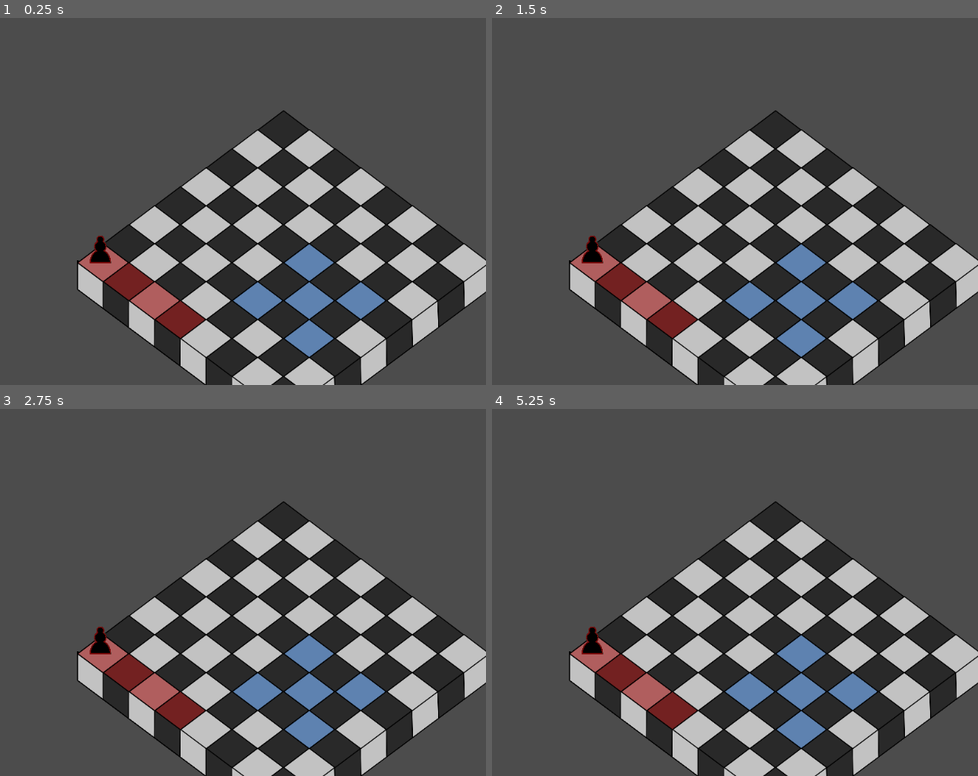
Above: before the commit, frames 1-4 (two rows, left to right).
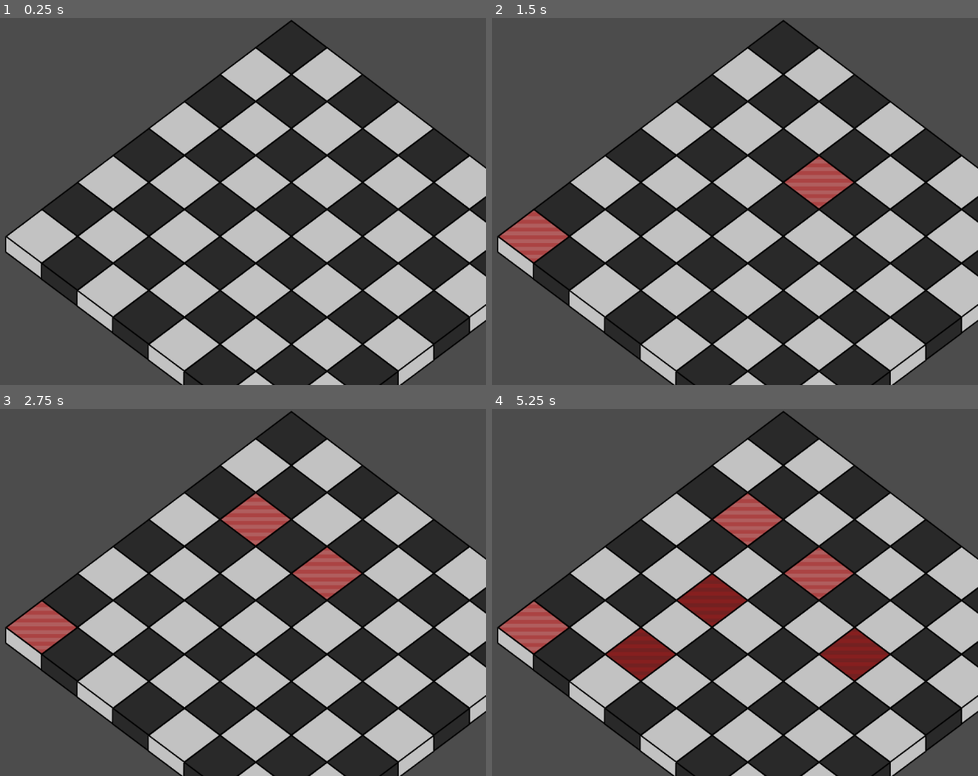
Above: after the commit, the same moments.

Repository: Trainzack/CS4700Final
Game: Godot game, scene res://TestBoard.tscn
The game is run twice, just before and just after one commit, with the same random seed, the same clock (stepped at 60 frames per second) and the same inputs. The project has no main scene, so this scene is started directly.
Inputs (mouse positions are in pixels of both pictures, inside the frame that each line leads up to):
- Up to frame 1 (0.25 s): no input
- Up to frame 2 (1.5 s): tap Enter at 0.5 s; move the mouse to (803, 183) at 0.52 s; click (803, 183) at 0.67 s; tap Space at 1.25 s; move the mouse to (540, 219) at 1.27 s; click (540, 219) at 1.42 s
- Up to frame 3 (2.75 s): tap Enter at 2 s; move the mouse to (233, 511) at 2.02 s; click (233, 511) at 2.17 s
- Up to frame 4 (5.25 s): move the mouse to (632, 665) at 2.77 s; click (632, 665) at 2.92 s; move the mouse to (851, 647) at 3.52 s; click (851, 647) at 3.67 s; move the mouse to (outside the picture) at 4.27 s; click (outside the picture) at 4.42 s; move the mouse to (696, 592) at 5.02 s; click (696, 592) at 5.17 s

The runs differ from the first frame. In frame 1, 50% of the frame differs, in the area x 0-100%, y 0-100%; in frame 2, 50%; in frame 3, 51%; in frame 4, 52%.

Commit message:
Reworked Tiles

Diff:
--- a/TestBoard.gd
+++ b/TestBoard.gd
@@ -3,41 +3,30 @@
 var tile_scene = preload("res://Tile.tscn")
 
 #offsets used to populate the board. Values come from testing different positions
-var iso_x_offset = 84/2
-var iso_y_offset = -63/2
+var iso_x_offset = 83*0.7
+var iso_y_offset = 63*0.7
 var boardArray = []
 
 func _ready():
 	create_board()
 
-	#test calls to set_cover to see how it would look
-	#probably going to rename the function to set_highlight
-	boardArray[0][0].set_cover("attack")
-	boardArray[0][1].set_cover("attack")
-	boardArray[0][2].set_cover("attack")
-	boardArray[0][3].set_cover("attack")
-
-	boardArray[3][5].set_cover("movement")
-	boardArray[4][6].set_cover("movement")
-	boardArray[4][4].set_cover("movement")
-	boardArray[2][4].set_cover("movement")
-	boardArray[2][6].set_cover("movement")
-
-
 #Positions the tiles of the board onto the screen
 #Also fills up the boardArray with tileArrays, creating a 2d array of tiles
+#Tiles occupy z indeces 0-10
 func create_board():
 	for i in range(8):
+		var Z = 8
 		var tileArray = []
 		for j in range(8):
 			var tileNode = tile_scene.instance()
 			add_child(tileNode)
 			if i%2 == j%2:
-				tileNode.set_tile("white")
+				tileNode.set_tile_type("white")
 			else:
-				tileNode.set_tile("black")
+				tileNode.set_tile_type("black")
 				#400,400 chosen as test starting position to populate the board from
-			tileNode.position = Vector2(400 + i*iso_x_offset + j*iso_x_offset, 400 + i*iso_y_offset - j*iso_y_offset)
+			tileNode.position = Vector2(300 + j*iso_x_offset + i*iso_x_offset, 370 - j*iso_y_offset + i*iso_y_offset)
+			tileNode.z_index = Z - j
 			tileArray.append(tileNode)
 		boardArray.append(tileArray)
 
--- a/TestBoard.tscn
+++ b/TestBoard.tscn
@@ -1,8 +1,7 @@
-[gd_scene load_steps=6 format=2]
+[gd_scene load_steps=4 format=2]
 
 [ext_resource path="res://TestBoard.gd" type="Script" id=1]
 [ext_resource path="res://art/units/InvadingPawn.png" type="Texture" id=2]
-[ext_resource path="res://art/tiles/TileBorder.png" type="Texture" id=3]
 
 [sub_resource type="SpriteFrames" id=1]
 
@@ -13,32 +12,16 @@
 "speed": 5.0
 } ]
 
-[sub_resource type="SpriteFrames" id=2]
-
-animations = [ {
-"frames": [ ExtResource( 3 ) ],
-"loop": true,
-"name": "default",
-"speed": 5.0
-} ]
-
-[node name="TestBoard" type="Node"]
+[node name="TestBoard" type="Node" index="0"]
 
 script = ExtResource( 1 )
 
 [node name="TestPieceGraphic" type="AnimatedSprite" parent="." index="0"]
 
+visible = false
 position = Vector2( 395, 376 )
 scale = Vector2( 0.5, 0.5 )
 z_index = 1
 frames = SubResource( 1 )
 animation = "default"
 _sections_unfolded = [ "Transform", "Z Index" ]
-
-[node name="Border" type="AnimatedSprite" parent="." index="1"]
-
-position = Vector2( 694, 546 )
-scale = Vector2( 0.5, 0.5 )
-frames = SubResource( 2 )
-animation = "default"
-_sections_unfolded = [ "Transform", "Z Index" ]
--- a/TestUnit.tscn
+++ b/TestUnit.tscn
@@ -17,7 +17,7 @@
 custom_solver_bias = 0.0
 extents = Vector2( 47.8257, 48.9313 )
 
-[node name="AnimatedSprite" type="AnimatedSprite" index="0"]
+[node name="AnimatedSprite" type="AnimatedSprite"]
 
 position = Vector2( 490.767, 252.2 )
 frames = SubResource( 1 )
--- a/Tile.gd
+++ b/Tile.gd
@@ -1,24 +1,36 @@
-extends AnimatedSprite
+extends Area2D
+export var tyle_type = "white"
+export var highlight_type = "none"
+onready var highlight = get_node("TileSprite").get_node("Highlight")
+
+func set_tile_type(type):
+	tyle_type = type
+	$TileSprite.animation = tyle_type
+
+func set_highlight(type):
+	highlight_type = type
+	highlight.animation = highlight_type
+	highlight.play()
+
+func deactivate():
+	set_highlight("none")
 
 func _ready():
-	# Called when the node is added to the scene for the first time.
-	# Initialization here
 	pass
 
-func set_tile(type):
-	self.animation = type
+func _input_event(viewport, event, shape_idx):
+	if event is InputEventMouseButton \
+	and event.button_index == BUTTON_LEFT \
+	and event.is_pressed():
+		self.on_click()
 
-func set_outline(type):
-	$Outline.animation = type
-
-func set_cover(type):
-	$Cover.animation = type
-
-func deactivate():
-	set_outline("none")
-	set_cover("none")
-
+#Will be changed to do something useful
+func on_click():
+	if highlight_type == "attack":
+		set_highlight("movement")
+	elif highlight_type == "movement":
+		set_highlight("none")
+	elif highlight_type == "none":
+		set_highlight("attack")
+	print("Click")
 #func _process(delta):
-#	# Called every frame. Delta is time since last frame.
-#	# Update game logic here.
-#	pass
--- a/Tile.tscn
+++ b/Tile.tscn
@@ -1,22 +1,30 @@
-[gd_scene load_steps=11 format=2]
+[gd_scene load_steps=19 format=2]
 
-[ext_resource path="res://art/tiles/WhiteTile.png" type="Texture" id=1]
-[ext_resource path="res://art/tiles/BlackTile.png" type="Texture" id=2]
-[ext_resource path="res://Tile.gd" type="Script" id=3]
-[ext_resource path="res://art/tiles/MovementOutline.png" type="Texture" id=4]
-[ext_resource path="res://art/tiles/AttackOutline.png" type="Texture" id=5]
-[ext_resource path="res://art/tiles/MovementTile.png" type="Texture" id=6]
-[ext_resource path="res://art/tiles/AttackedTile.png" type="Texture" id=7]
+[ext_resource path="res://Tile.gd" type="Script" id=1]
+[ext_resource path="res://art/tiles/WhiteTileCube.png" type="Texture" id=2]
+[ext_resource path="res://art/tiles/BlackTileCube.png" type="Texture" id=3]
+[ext_resource path="res://art/tiles/TileMovementHighlight1.png" type="Texture" id=4]
+[ext_resource path="res://art/tiles/TileMovementHighlight2.png" type="Texture" id=5]
+[ext_resource path="res://art/tiles/TileMovementHighlight3.png" type="Texture" id=6]
+[ext_resource path="res://art/tiles/TileMovementHighlight4.png" type="Texture" id=7]
+[ext_resource path="res://art/tiles/TileMovementHighlight5.png" type="Texture" id=8]
+[ext_resource path="res://art/tiles/TileMovementHighlight6.png" type="Texture" id=9]
+[ext_resource path="res://art/tiles/TileAttackHighlight1.png" type="Texture" id=10]
+[ext_resource path="res://art/tiles/TileAttackHighlight2.png" type="Texture" id=11]
+[ext_resource path="res://art/tiles/TileAttackHighlight3.png" type="Texture" id=12]
+[ext_resource path="res://art/tiles/TileAttackHighlight4.png" type="Texture" id=13]
+[ext_resource path="res://art/tiles/TileAttackHighlight5.png" type="Texture" id=14]
+[ext_resource path="res://art/tiles/TileAttackHighlight6.png" type="Texture" id=15]
 
 [sub_resource type="SpriteFrames" id=1]
 
 animations = [ {
-"frames": [ ExtResource( 1 ) ],
+"frames": [ ExtResource( 2 ) ],
 "loop": true,
 "name": "white",
 "speed": 5.0
 }, {
-"frames": [ ExtResource( 2 ) ],
+"frames": [ ExtResource( 3 ) ],
 "loop": true,
 "name": "black",
 "speed": 5.0
@@ -25,55 +33,53 @@
 [sub_resource type="SpriteFrames" id=2]
 
 animations = [ {
-"frames": [ ExtResource( 4 ) ],
+"frames": [ ExtResource( 4 ), ExtResource( 5 ), ExtResource( 6 ), ExtResource( 7 ), ExtResource( 8 ), ExtResource( 9 ) ],
 "loop": true,
 "name": "movement",
+"speed": 5.0
+}, {
+"frames": [ ExtResource( 10 ), ExtResource( 11 ), ExtResource( 12 ), ExtResource( 13 ), ExtResource( 14 ), ExtResource( 15 ) ],
+"loop": true,
+"name": "attack",
 "speed": 5.0
 }, {
 "frames": [  ],
 "loop": true,
 "name": "none",
 "speed": 5.0
-}, {
-"frames": [ ExtResource( 5 ) ],
-"loop": true,
-"name": "attack",
-"speed": 5.0
 } ]
 
-[sub_resource type="SpriteFrames" id=3]
+[sub_resource type="ConvexPolygonShape2D" id=3]
 
-animations = [ {
-"frames": [ ExtResource( 6 ) ],
-"loop": true,
-"name": "movement",
-"speed": 5.0
-}, {
-"frames": [  ],
-"loop": true,
-"name": "none",
-"speed": 5.0
-}, {
-"frames": [ ExtResource( 7 ) ],
-"loop": true,
-"name": "attack",
-"speed": 5.0
-} ]
+custom_solver_bias = 0.0
+points = PoolVector2Array( -80, -18, 0, -79, 80, -18, 0, 41 )
 
-[node name="Tile" type="AnimatedSprite"]
+[node name="Tile" type="Area2D"]
 
-scale = Vector2( 0.5, 0.5 )
+scale = Vector2( 0.7, 0.7 )
+input_pickable = true
+gravity_vec = Vector2( 0, 1 )
+gravity = 98.0
+linear_damp = 0.1
+angular_damp = 1.0
+audio_bus_override = false
+audio_bus_name = "Master"
+script = ExtResource( 1 )
+_sections_unfolded = [ "Transform", "Z Index" ]
+tyle_type = "white"
+highlight_type = "none"
+
+[node name="TileSprite" type="AnimatedSprite" parent="." index="0"]
+
 frames = SubResource( 1 )
 animation = "white"
-script = ExtResource( 3 )
-_sections_unfolded = [ "Transform" ]
 
-[node name="Outline" type="AnimatedSprite" parent="." index="0"]
+[node name="Highlight" type="AnimatedSprite" parent="TileSprite" index="0"]
 
 frames = SubResource( 2 )
 animation = "none"
+_sections_unfolded = [ "Transform" ]
 
-[node name="Cover" type="AnimatedSprite" parent="." index="1"]
+[node name="CollisionShape2D" type="CollisionShape2D" parent="." index="1"]
 
-frames = SubResource( 3 )
-animation = "none"
+shape = SubResource( 3 )
Binary file removed: art/tiles/AttackOutline.png
Binary file removed: art/tiles/AttackedTile.png
Binary file removed: art/tiles/BlackTile.png
Binary file added: art/tiles/BlackTileCube.png
Not shown, added: art/tiles/BlackTileCube.png.import
Binary file removed: art/tiles/MovementOutline.png
Binary file removed: art/tiles/MovementTile.png
Binary file added: art/tiles/TileAttackHighlight.png
Not shown, added: art/tiles/TileAttackHighlight.png.import
Binary file added: art/tiles/TileAttackHighlight1.png
Not shown, added: art/tiles/TileAttackHighlight1.png.import
Binary file added: art/tiles/TileAttackHighlight2.png
(and 27 more such lines)
